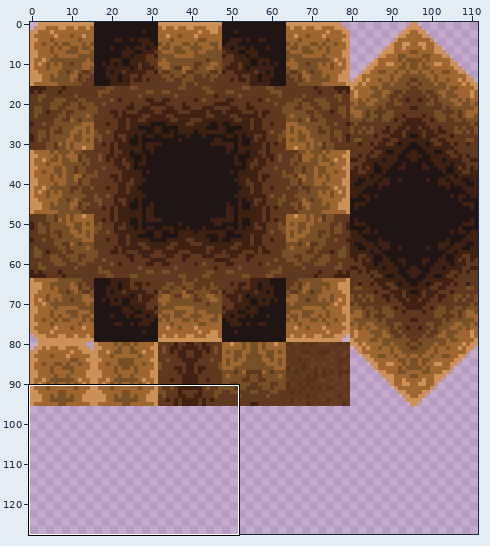
One commit to this sprite sheet: Project/Resources/Images/cave_tile_sheet.png. Above: a wide view before the commit, with the close-up outlined.
Close-up. Before:
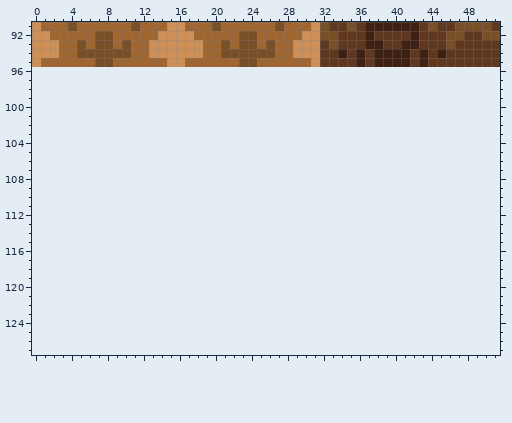
The file is 112x96 pixels. Colours within 5 levels of each other are drawn and written as one. Shown: x 0..51, y 91..127. The old version is drawn lined up with the new one, on the new canvas.
After the commit:
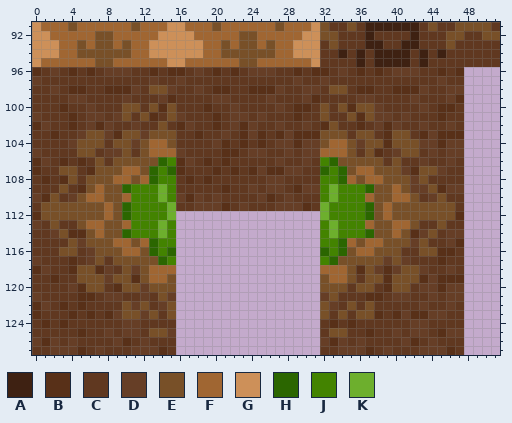
Palette (. is transparent): A #3e2112  B #583018  C #603820  D #663e26  E #785028  F #a06632  G #cd9059  H #2b6600  J #438300  K #6daf2d
The exact change:
canvas 112x96 -> 112x128
@@ x 0..51 @@
  95 GFFFFFFEEFFFFFFGGFFFFFFEEFFFFFFGCCCCACAAAACACCCCCCCC
- 96 ....................................................
- 97 ....................................................
- 98 ....................................................
- 99 ....................................................
-100 ....................................................
-101 ....................................................
-102 ....................................................
-103 ....................................................
-104 ....................................................
-105 ....................................................
-106 ....................................................
-107 ....................................................
-108 ....................................................
-109 ....................................................
-110 ....................................................
-111 ....................................................
-112 ....................................................
-113 ....................................................
-114 ....................................................
-115 ....................................................
-116 ....................................................
-117 ....................................................
-118 ....................................................
-119 ....................................................
-120 ....................................................
-121 ....................................................
-122 ....................................................
-123 ....................................................
-124 ....................................................
-125 ....................................................
-126 ....................................................
-127 ....................................................
+ 96 BCDCBCBCDDDCCBCBBCDCBCBCDDDCCBCBBCDCBCBCDDDCCBCB....
+ 97 DCCCCCCCCCCCCDCCDCCCCCCCCCCCCDCCDCCCCCCCCCCCCDCC....
+ 98 CCDCBBCCBBBDCEEDCCDCBBCCBBBDCCDDCEECBBCCBBBDCCDD....
+ 99 CCCCDDCCCCDCCCDBCCCCDDCCCCDCCCDBCCCCDDCCCCDCCCDB....
+100 CCCBCCDCCCEECEBECCCBCCDCCCCDCBBCECEBEEDCCCCDCBBC....
+101 DCCCBCDDCDECEBCEDCCCBCDDCDCCCBCCECCEBEDDCDCCCBCC....
+102 BDCCBCDBDCCDCCECBDCCBCDBDCCDCCDCBECCBCDBDCCDCCDC....
+103 CCBCCDEEDBEEDEEECCBCCDCBDBCBDBBBEEECEECBEECBDBBB....
+104 CCCCDEEECEEDEFFECCCCDBCBCBCDDBDDEFFEDEEBEEEDDBDD....
+105 DCCCCEECDDECEFFFDCCCCBBCDDCCDCDDFFFECEBCDEECDCDD....
+106 BDCBCBCECEEEEEHJBDCBCBCCCCCDCCDCJHEEEEECECCDCCDC....
+107 BCCEECBEEEFFEHJHBCCCBCBCBDBBDDCCHJHEFFEEEDBEEDCC....
+108 CBCBECEEEFFEFHJJCBCBCCCCCCDDCCCCJJHFEFFEEEDECCCC....
+109 CCCECBEFEEHJJJKJCCCCCBCCDCDDCBDDJKJJJHEEFEDDEBDD....
+110 DBECDEFFEEFJJJKJDBDCDCCCCDBCDCCCJKJJJFEEFFECDECC....
+111 CEEEEEEEFEHJJJJKCCDDDBCDCCCDDDBCKJJJJHEFEEEEEEEC....
+112 BEEEEEEEFEHJJJJK................KJJJJHEFEEEEEEEB....
+113 DCECCEFFEEFJJJKJ................JKJJJFEEFFECCECC....
+114 CCDEBBEFEEHJJJKJ................JKJJJHEEFEBDECDD....
+115 CCCCEDEEEFFEFHJJ................JJHFEFFEEEDECCDB....
+116 CCCEECDEEEFFEHJH................HJHEFFEEECCEEBBC....
+117 DCCCBCDECEEEEEHJ................JHEEEEEDEDCCCBCC....
+118 BDCCBEEBDCEDEFFF................FFFEBEDBDEEDCCDC....
+119 CCBCCEEEDEEBEFFE................EFFECEEBEEEBDBBB....
+120 CCCCDBEECBEEDEEE................EEECEECBEECDDBDD....
+121 DCCCCBBCDDCCDCED................DECCCBBCDDCCDCDD....
+122 BDCBCBCCCCEDECDE................EDCECECCCCCDCCDC....
+123 BCCCBCBCBDEEDECE................ECECEEBCBDBBDDCC....
+124 CBCBCCCCCCDDCCCC................CBCBCCCCCCDDCCCC....
+125 CCCCCBCCDCDDCEED................CEECCBCCDCDDCBDD....
+126 DBDCDCCCCDBCDCCC................DBDCDCCCCDBCDCCC....
+127 CCDDDBCDCCCDDDBC................CCDDDBCDCCCDDDBC....
